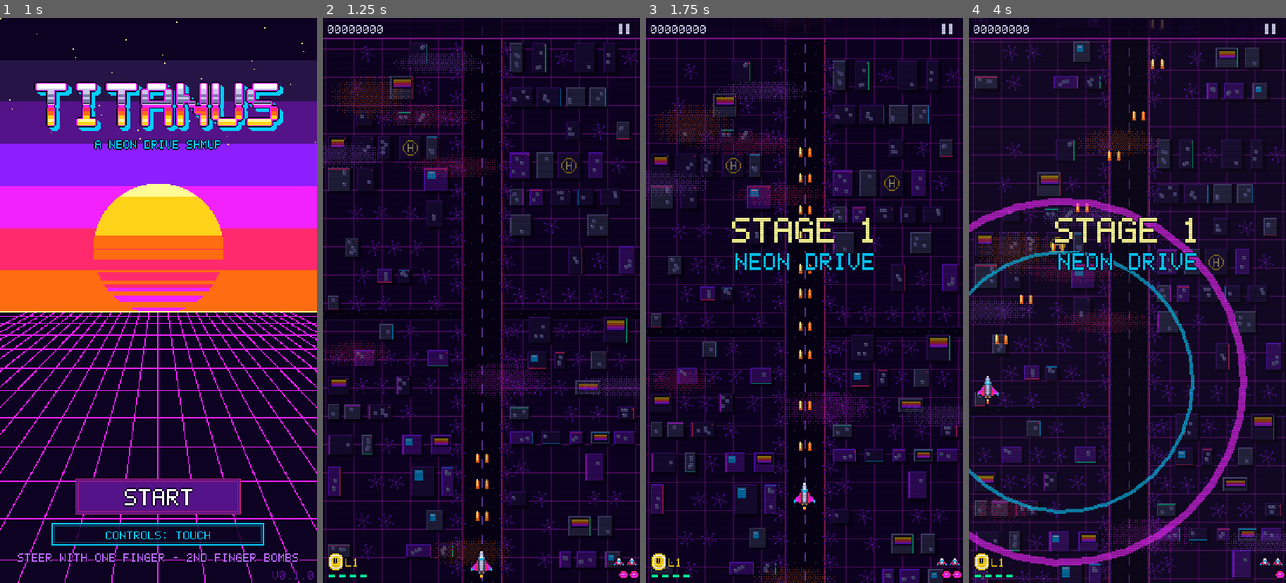
Above: before the commit, frames 1-4 (left to right).
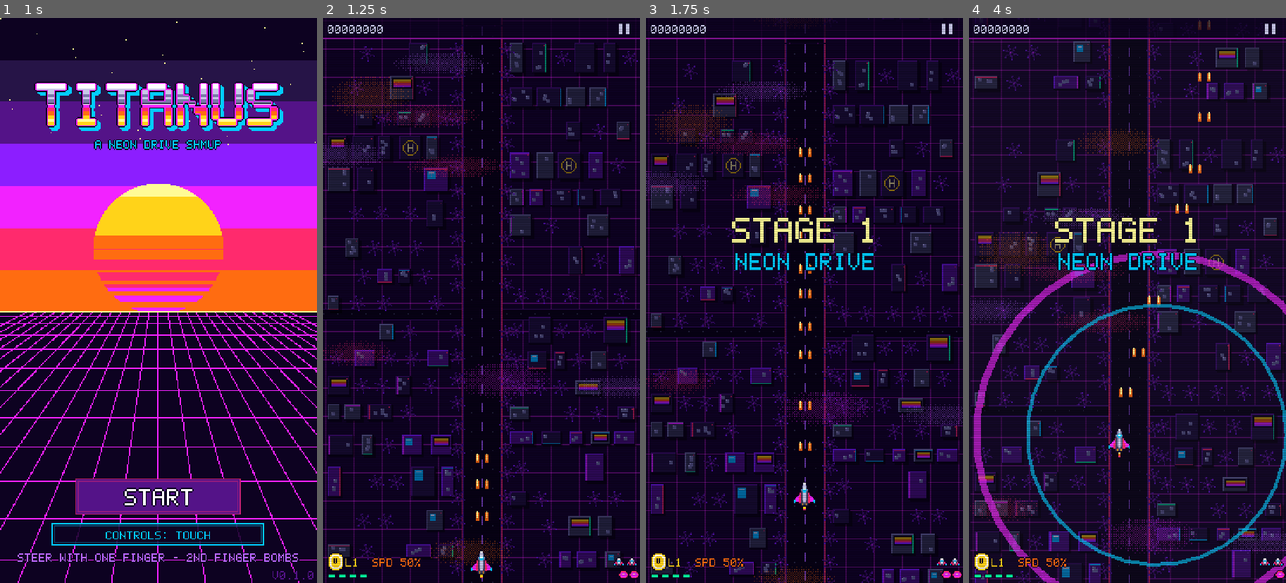
Above: after the commit, the same moments.

Repository: kvsm/Titanus
Game: Godot game, scene res://scenes/main.tscn
Same seed, same stepped clock (60 frames per second), same inputs: the game is played once before the commit and once after it.
Inputs (mouse positions are in pixels of both pictures, inside the frame that each line leads up to):
- Up to frame 1 (1 s): tap Enter at 0.5 s; move the mouse to (228, 272) at 0.52 s; hold Right (ui_right) from 0.53 s (still down); tap B at 0.6 s; click (228, 272) at 0.67 s; tap Space at 0.77 s
- Up to frame 2 (1.25 s): keep holding Right (ui_right)
- Up to frame 3 (1.75 s): release Right (ui_right) at 1.25 s; drag from (741, 328) to (788, 413) at 1.27 s
- Up to frame 4 (4 s): move the mouse to (1159, 176) at 2.02 s; hold Right (ui_right) 2.03-2.75 s; tap Enter at 2.1 s; drag from (1111, 413) to (1032, 215) at 2.77 s; move the mouse to (1222, 385) at 3.52 s; hold Left (ui_left) from 3.53 s (still down); tap C at 3.6 s; tap Space at 3.77 s

Frame 1 is identical in both runs. In frame 2, 0.1% of the frame differs, in the area x 15-31%, y 95-98%; in frame 3, 0.1%; in frame 4, 8.3%, in the area x 0-100%, y 0-100%.

Commit message:
Weapon levels to 10, -10% damage above L1, switch resets to L2, speed power-up
- WEAPON_MAX 6 -> 10 with new L7-L10 patterns for Vulcan, Laser, Wave
  (wave crescent sprites 7-10); damage for L2+ reduced 10%
- Picking up a different weapon type now switches and resets to L2;
  same type still +1 level
- Shield and bomb drop chance 2% -> 1% each
- Ship speed starts at 160 px/s (was 320); new speed power-up (5% random
  drop, orange capsule) multiplies speed by 1.05 up to 320; HUD shows SPD %
- Forced-weapon autotests treat capsules as their weapon so they level up;
  autotest log shows weapon level and speed

Co-Authored-By: Claude Opus 5.5 <noreply@anthropic.com>
Claude-Session: https://claude.ai/code/session_01VchyedFgWeWBASymXN7iVQ

Diff:
--- a/scripts/core/tun.gd
+++ b/scripts/core/tun.gd
@@ -6,7 +6,9 @@
 const HUD_TOP := 18.0
 
 # --- player movement (§3.1)
-const MAX_SPEED := 320.0
+const SPEED_BASE := 160.0 # starting ship speed (px/s)
+const SPEED_MAX := 320.0 # cap reachable with speed power-ups
+const SPEED_PICKUP := 1.05 # each speed power-up multiplies speed by this
 const TOUCH_OFFSET_Y := 0.0 # raise to ~24 to keep the ship above the fingertip
 const PLAYER_MIN_Y := 24.0
 const PLAYER_MARGIN_X := 9.0
@@ -48,34 +50,40 @@
 const CAPSULE_CYCLE := 1.5
 const PICKUP_FALL := 28.0
 const PICKUP_RADIUS := 14.0
-const WEAPON_MAX := 6
+const WEAPON_MAX := 10
+const SWITCH_LEVEL := 2 # picking up a different weapon type resets to this level
 const WEAPONS: Array[String] = ["vulcan", "laser", "wave"]
 
 # --- weapons (§5). Streams are [x offset, angle in degrees from straight up].
+# Damage for levels 2+ already includes a 10% reduction (v0.1 tuning pass).
 # Vulcan "heavy" streams fire big forward slugs dealing heavy_dmg: from L4 the focused
 # forward damage sits between the Wave and the Laser, while the spread keeps crowd control.
 const VULCAN := [
-	{"interval": 0.075, "dmg": 1.5, "streams": [[-4, 0], [4, 0]]},
-	{"interval": 0.075, "dmg": 1.4, "streams": [[-5, -4], [0, 0], [5, 4]]},
-	{"interval": 0.075, "dmg": 1.3, "streams": [[-6, -8], [-2, 0], [2, 0], [6, 8]]},
-	{"interval": 0.075, "dmg": 1.35, "heavy_dmg": 3.2, "heavy": [[-3, 0], [3, 0]],
-		"streams": [[-8, -10], [8, 10], [-10, -16], [10, 16]], "side": [[-6, -35], [6, 35]]},
-	{"interval": 0.07, "dmg": 1.35, "heavy_dmg": 2.4, "heavy": [[-4, 0], [0, 0], [4, 0]],
-		"streams": [[-9, -10], [9, 10], [-11, -18], [11, 18]], "side": [[-6, -35], [6, 35]]},
-	{"interval": 0.065, "dmg": 1.35, "heavy_dmg": 2.6, "heavy": [[-4, 0], [0, 0], [4, 0]],
-		"streams": [[-9, -8], [9, 8], [-11, -14], [11, 14], [-12, -22], [12, 22]],
-		"side": [[-6, -35], [6, 35], [-6, -55], [6, 55]]},
+	{"interval": 0.075, "dmg": 1.5, "streams": [[-4, 0], [4, 0]]},  # L1
+	{"interval": 0.075, "dmg": 1.26, "streams": [[-5, -4], [0, 0], [5, 4]]},  # L2
+	{"interval": 0.075, "dmg": 1.17, "streams": [[-6, -8], [-2, 0], [2, 0], [6, 8]]},  # L3
+	{"interval": 0.075, "dmg": 1.22, "heavy_dmg": 2.88, "heavy": [[-3, 0], [3, 0]], "streams": [[-8, -10], [8, 10], [-10, -16], [10, 16]], "side": [[-6, -35], [6, 35]]},  # L4
+	{"interval": 0.07, "dmg": 1.22, "heavy_dmg": 2.16, "heavy": [[-4, 0], [0, 0], [4, 0]], "streams": [[-9, -10], [9, 10], [-11, -18], [11, 18]], "side": [[-6, -35], [6, 35]]},  # L5
+	{"interval": 0.065, "dmg": 1.22, "heavy_dmg": 2.34, "heavy": [[-4, 0], [0, 0], [4, 0]], "streams": [[-9, -8], [9, 8], [-11, -14], [11, 14], [-12, -22], [12, 22]], "side": [[-6, -35], [6, 35], [-6, -55], [6, 55]]},  # L6
+	{"interval": 0.065, "dmg": 1.26, "heavy_dmg": 2.67, "heavy": [[-4, 0], [0, 0], [4, 0]], "streams": [[-9, -8], [9, 8], [-11, -14], [11, 14], [-12, -22], [12, 22]], "side": [[-6, -35], [6, 35], [-6, -55], [6, 55]]},  # L7
+	{"interval": 0.06, "dmg": 1.26, "heavy_dmg": 2.74, "heavy": [[-4, 0], [0, 0], [4, 0]], "streams": [[-9, -8], [9, 8], [-11, -14], [11, 14], [-13, -20], [13, 20], [-14, -28], [14, 28]], "side": [[-6, -35], [6, 35], [-6, -55], [6, 55]]},  # L8
+	{"interval": 0.06, "dmg": 1.3, "heavy_dmg": 2.27, "heavy": [[-6, 0], [-2, 0], [2, 0], [6, 0]], "streams": [[-10, -8], [10, 8], [-12, -14], [12, 14], [-13, -20], [13, 20], [-14, -28], [14, 28]], "side": [[-6, -35], [6, 35], [-6, -55], [6, 55]]},  # L9
+	{"interval": 0.055, "dmg": 1.3, "heavy_dmg": 2.31, "heavy": [[-6, 0], [-2, 0], [2, 0], [6, 0]], "streams": [[-10, -8], [10, 8], [-12, -14], [12, 14], [-13, -20], [13, 20], [-14, -28], [14, 28]], "side": [[-6, -35], [6, 35], [-6, -55], [6, 55], [-8, -75], [8, 75]]},  # L10
 ]
 const VULCAN_SPEED := 520.0
-const LASER_WIDTH: Array[float] = [4.0, 6.0, 8.0, 12.0, 15.0, 18.0]
-const LASER_DPS: Array[float] = [50.0, 70.0, 90.0, 115.0, 135.0, 155.0]
+const LASER_WIDTH: Array[float] = [4.0, 6.0, 8.0, 12.0, 15.0, 18.0, 20.0, 22.0, 24.0, 26.0]
+const LASER_DPS: Array[float] = [50.0, 63.0, 81.0, 103.5, 121.5, 139.5, 157.5, 175.5, 193.5, 216.0]
 const WAVE := [
-	{"interval": 0.22, "dmg": 7.0, "angles": [0]},
-	{"interval": 0.22, "dmg": 9.7, "angles": [0]},
-	{"interval": 0.22, "dmg": 12.4, "angles": [-14, 0, 14]},
-	{"interval": 0.22, "dmg": 16.0, "angles": [-16, 0, 16]},
-	{"interval": 0.2, "dmg": 17.1, "angles": [-16, 0, 16]},
-	{"interval": 0.2, "dmg": 18.9, "angles": [-26, -13, 0, 13, 26]},
+	{"interval": 0.22, "dmg": 7.0, "angles": [0]},  # L1
+	{"interval": 0.22, "dmg": 8.73, "angles": [0]},  # L2
+	{"interval": 0.22, "dmg": 11.16, "angles": [-14, 0, 14]},  # L3
+	{"interval": 0.22, "dmg": 14.4, "angles": [-16, 0, 16]},  # L4
+	{"interval": 0.2, "dmg": 15.39, "angles": [-16, 0, 16]},  # L5
+	{"interval": 0.2, "dmg": 17.01, "angles": [-26, -13, 0, 13, 26]},  # L6
+	{"interval": 0.19, "dmg": 18.0, "angles": [-26, -13, 0, 13, 26]},  # L7
+	{"interval": 0.18, "dmg": 18.63, "angles": [-26, -13, 0, 13, 26]},  # L8
+	{"interval": 0.18, "dmg": 20.25, "angles": [-30, -20, -10, 0, 10, 20, 30]},  # L9
+	{"interval": 0.17, "dmg": 21.42, "angles": [-30, -20, -10, 0, 10, 20, 30]},  # L10
 ]
 const WAVE_SPEED := 300.0
 
@@ -95,7 +103,7 @@
 }
 
 # random pickup drops from any enemy kill (each rolled independently)
-const DROP_CHANCE := {"shield": 0.02, "bomb": 0.02}
+const DROP_CHANCE := {"shield": 0.01, "bomb": 0.01, "speed": 0.05}
 const SPLIT_TIME := 0.9 # PRISM shards burst after this many seconds
 
 # enemy bullet kinds: radius used for collision
--- a/scripts/game/pickups.gd
+++ b/scripts/game/pickups.gd
@@ -14,6 +14,7 @@
 var _cap_tex: Array[Texture2D] = []
 var _shield_tex: Texture2D
 var _bomb_tex: Texture2D
+var _speed_tex: Texture2D
 
 
 func _ready() -> void:
@@ -21,6 +22,7 @@
 		_cap_tex.append(Tun.tex("cap_" + w))
 	_shield_tex = Tun.tex("pick_shield")
 	_bomb_tex = Tun.tex("pick_bomb")
+	_speed_tex = Tun.tex("pick_speed")
 
 
 func spawn(kind: String, at: Vector2) -> void:
@@ -60,18 +62,29 @@
 	var p := game.player
 	match it.kind:
 		"capsule":
-			# every capsule powers up, whether or not it also switches the weapon type
+			# same type: +1 level. Different type: switch and reset to SWITCH_LEVEL.
 			var w: String = Tun.WEAPONS[_weapon_index(it)]
+			if game.autotest_weapon != "":
+				w = game.autotest_weapon # forced-weapon smoke tests level up a single weapon
 			if w != p.weapon:
 				p.weapon = w
-				game.fx.popup(it.pos + Vector2(0, 8), w.to_upper(), Tun.WEAPON_COLOR[w])
-			if p.level < Tun.WEAPON_MAX:
+				p.level = Tun.SWITCH_LEVEL
+				game.fx.popup(it.pos, w.to_upper(), Tun.WEAPON_COLOR[w])
+			elif p.level < Tun.WEAPON_MAX:
 				p.level += 1
 				game.fx.popup(it.pos + Vector2(0, -8), "POWER UP", Tun.WEAPON_COLOR[w])
 			else:
 				game.add_points(Tun.MAXED_CAPSULE_BONUS, it.pos)
 				game.fx.popup(it.pos + Vector2(0, -8), "MAX", Tun.WEAPON_COLOR[w])
 			Audio.play("powerup")
+		"speed":
+			if p.speed < Tun.SPEED_MAX:
+				p.speed = minf(Tun.SPEED_MAX, p.speed * Tun.SPEED_PICKUP)
+				game.fx.popup(it.pos, "SPEED UP", Tun.C_ORANGE)
+			else:
+				game.add_points(Tun.MAXED_CAPSULE_BONUS, it.pos)
+				game.fx.popup(it.pos + Vector2(0, -8), "MAX SPEED", Tun.C_ORANGE)
+			Audio.play("pickup")
 		"shield":
 			p.shield = mini(Tun.SHIELD_MAX, p.shield + 1)
 			game.fx.popup(it.pos, "SHIELD", Tun.C_MINT)
@@ -88,6 +101,7 @@
 		match it.kind:
 			"capsule": tex = _cap_tex[_weapon_index(it)]
 			"shield": tex = _shield_tex
+			"speed": tex = _speed_tex
 			_: tex = _bomb_tex
 		var at := (it.pos - tex.get_size() / 2.0).round()
 		draw_texture(tex, at)
--- a/scripts/game/player.gd
+++ b/scripts/game/player.gd
@@ -7,7 +7,9 @@
 
 var target := Vector2.ZERO
 var has_target := false
-## Tilt / keyboard steering: when use_drive is set the ship moves at drive * MAX_SPEED.
+## Current top speed: starts at SPEED_BASE, raised by speed power-ups up to SPEED_MAX.
+var speed := Tun.SPEED_BASE
+## Tilt / keyboard steering: when use_drive is set the ship moves at drive * speed.
 var use_drive := false
 var drive := Vector2.ZERO
 
@@ -88,10 +90,10 @@
 	if _control_lock > 0.0:
 		# respawn fly-in
 		_control_lock -= dt
-		position = position.move_toward(Vector2(position.x, 400), Tun.MAX_SPEED * 0.6 * dt)
+		position = position.move_toward(Vector2(position.x, 400), Tun.SPEED_MAX * 0.6 * dt)
 		return
 	if use_drive:
-		position += drive.limit_length(1.0) * Tun.MAX_SPEED * dt
+		position += drive.limit_length(1.0) * speed * dt
 		position.x = clampf(position.x, Tun.PLAYER_MARGIN_X, Tun.SCREEN.x - Tun.PLAYER_MARGIN_X)
 		position.y = clampf(position.y, Tun.PLAYER_MIN_Y, Tun.SCREEN.y - 10)
 		return
@@ -101,7 +103,7 @@
 	goal.x = clampf(goal.x, Tun.PLAYER_MARGIN_X, Tun.SCREEN.x - Tun.PLAYER_MARGIN_X)
 	goal.y = clampf(goal.y, Tun.PLAYER_MIN_Y, Tun.SCREEN.y - 10)
 	# move_toward never overshoots, so the ship settles exactly on the finger
-	position = position.move_toward(goal, Tun.MAX_SPEED * dt)
+	position = position.move_toward(goal, speed * dt)
 
 
 func _fire(dt: float) -> void:
--- a/scripts/main.gd
+++ b/scripts/main.gd
@@ -92,9 +92,10 @@
 	if g == null:
 		return
 	if _frames % 600 == 0:
-		print("t=%.0f score=%d chain=%d kills=%d/%d enemies=%d bullets=%d boss=%s fps=%d" % [g.time, g.score.score,
-			g.score.chain, g.score.kills, g.score.spawned, g.enemies.size(), g.bullets.count(),
-			str(g.boss.state) if g.boss else "-", Engine.get_frames_per_second()])
+		print("t=%.0f score=%d chain=%d kills=%d/%d enemies=%d bullets=%d boss=%s weapon=%s L%d speed=%d fps=%d" % [g.time,
+			g.score.score, g.score.chain, g.score.kills, g.score.spawned, g.enemies.size(), g.bullets.count(),
+			str(g.boss.state) if g.boss else "-", g.player.weapon, g.player.level, roundi(g.player.speed),
+			Engine.get_frames_per_second()])
 	if _shots_dir != "" and not _shot_times.is_empty() and g.time >= _shot_times[0]:
 		var img := get_viewport().get_texture().get_image()
 		img.save_png("%s/shot_%03d.png" % [_shots_dir, int(_shot_times[0])])
--- a/scripts/ui/hud.gd
+++ b/scripts/ui/hud.gd
@@ -104,6 +104,7 @@
 	var wi: Texture2D = _icons["cap_" + p.weapon]
 	draw_texture(wi, Vector2(4, h - 26))
 	PixelFont.draw(self, "L%d" % p.level, Vector2(19, h - 21), Tun.WEAPON_COLOR[p.weapon])
+	PixelFont.draw(self, "SPD %d%%" % roundi(p.speed / Tun.SPEED_MAX * 100.0), Vector2(42, h - 21), Tun.C_ORANGE)
 
 	# bottom right: bombs and lives
 	var bt: Texture2D = _icons["icon_bomb"]
Binary file added: assets/sprites/pick_speed.png
Not shown, added: assets/sprites/pick_speed.png.import
Binary file added: assets/sprites/shot_wave_10.png
Not shown, added: assets/sprites/shot_wave_10.png.import
Binary file added: assets/sprites/shot_wave_7.png
Not shown, added: assets/sprites/shot_wave_7.png.import
Binary file added: assets/sprites/shot_wave_8.png
Not shown, added: assets/sprites/shot_wave_8.png.import
Binary file added: assets/sprites/shot_wave_9.png
Not shown, added: assets/sprites/shot_wave_9.png.import
Not shown, changed: docs/DESIGN.md
Not shown, changed: tools/gen_sprites.py
